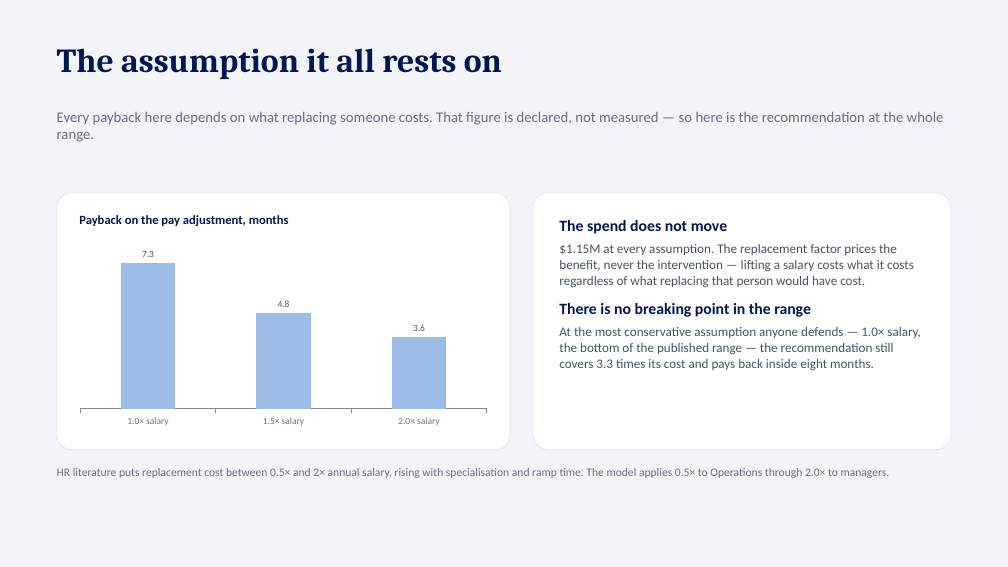
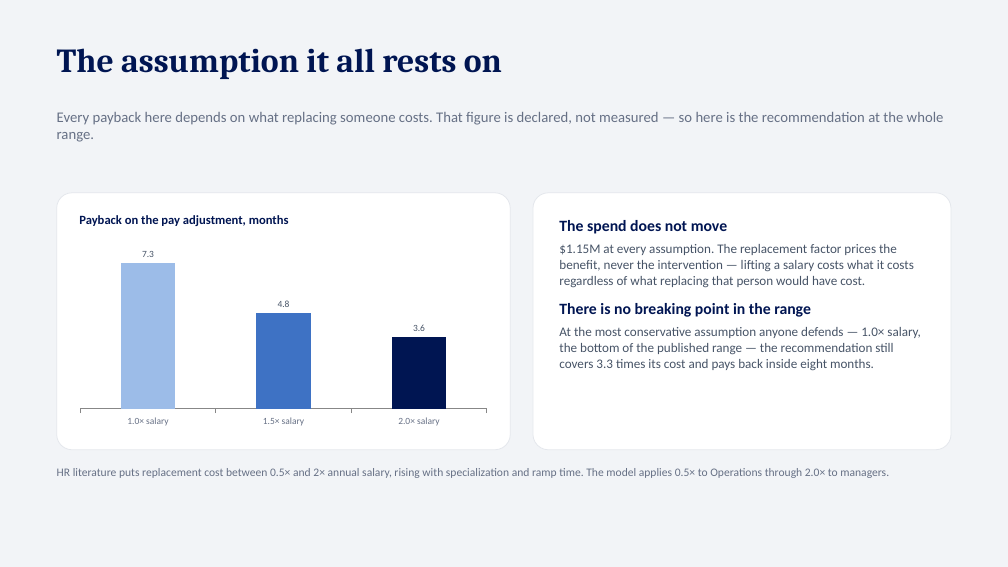
Before and after one commit to Alejandro-Tarazona/01_PeopleAnalytics, a slide deck: slide 11 of MPG_PeopleAnalytics_Executive.pptx. Drawn at 1008x567 pixels with LibreOffice and Linux fonts; fonts in the diff are those of the drawing. Boxes give left, top, right and bottom in pixels: in the first picture for what was removed or moved away, otherwise in the second. Text is boxed around its words. In the diff, an @@ line names an element or a change of style, - is before the commit and + after.

```diff
--- a/MPG_PeopleAnalytics_Executive.pptx
+++ b/MPG_PeopleAnalytics_Executive.pptx
@@ column chart at (x1=72, y1=246, x2=495, y2=431) @@
@@ colour of Series 1 #9CBCE8 to #4F81BD @@
@@ data labels of Series 1 changed @@
@@ colours of single points changed @@
@@ value axis changed @@
@@ text at (x1=57, y1=468, x2=889, y2=478): text changed @@
-HR literature puts replacement cost between 0.5× and 2× annual salary, rising with specialisation and ramp time. The model applies 0.5× to Operations through 2.0× to managers.
+HR literature puts replacement cost between 0.5× and 2× annual salary, rising with specialization and ramp time. The model applies 0.5× to Operations through 2.0× to managers.
```
Also in this commit, not shown: 8 other slides changed, 2 other files.
